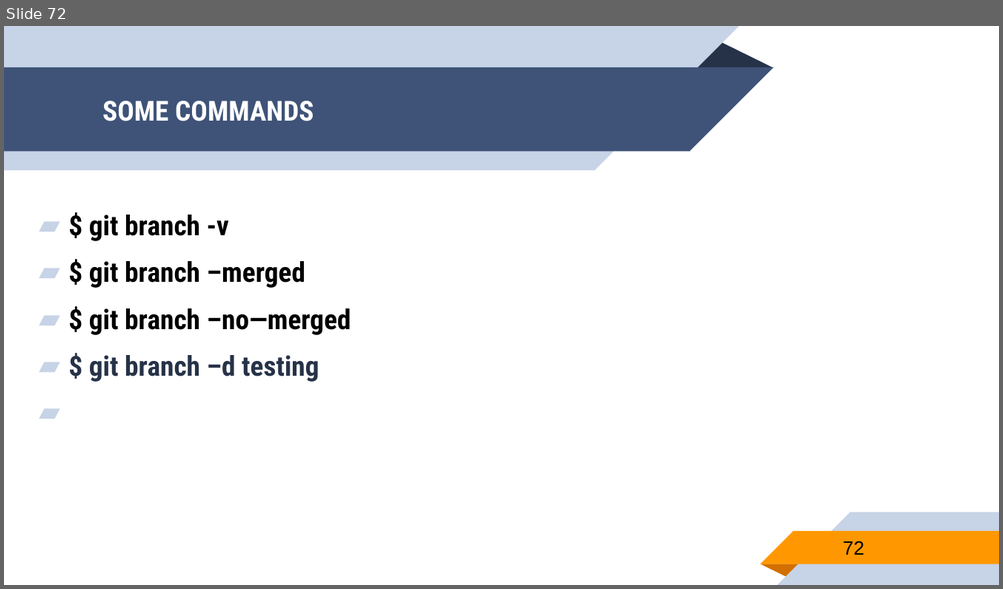
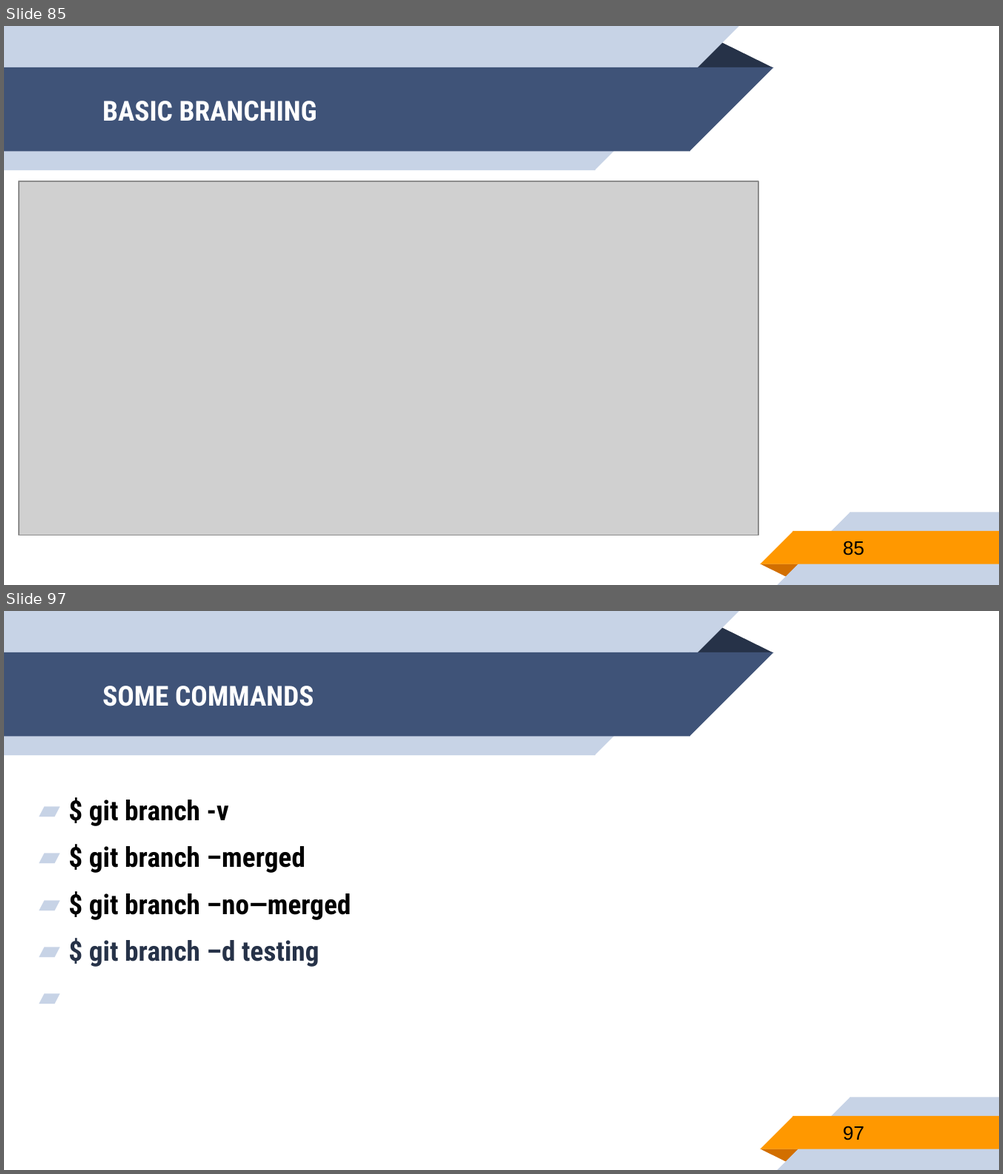
Before and after one commit to nguyentrongtiencntt/GIT, a slide deck: GIT.pptx. Shown one above the other, each under a label of ours: slide 72 before the commit, slides 85 and 97 after it; the slides between them are not shown. The pictures are 1003x589 and 1003x1174 pixels, drawn with LibreOffice and Linux fonts; fonts in the diff are those of the drawing; grey boxes stand for pictures. Boxes give left, top, right and bottom in pixels: in the first picture for what was removed or moved away, otherwise in the second. Text is boxed around its words. In the diff, an @@ line names an element or a change of style, - is before the commit and + after.

Commit message:
finish the basic branch and merge

```diff
--- a/GIT.pptx
+++ b/GIT.pptx
@@ slide 85 added at (4,26,999,585), background #FFFFFF; not listed: 10 template elements that a slide beside it also shows @@
@@ title added at (102,101,317,121), 20 pt, text #FFFFFF, bold @@
+BASIC BRANCHING
@@ picture added at (19,181,758,535) @@
@@ page number added at (842,541,864,556), 14 pt, text #000000 @@
+85
@@ what was slide 72 is now slide 97 @@
@@ page number at (842,1126,864,1141): text changed @@
-72
+97
```
Also in this commit, not shown: 24 other slides added.
